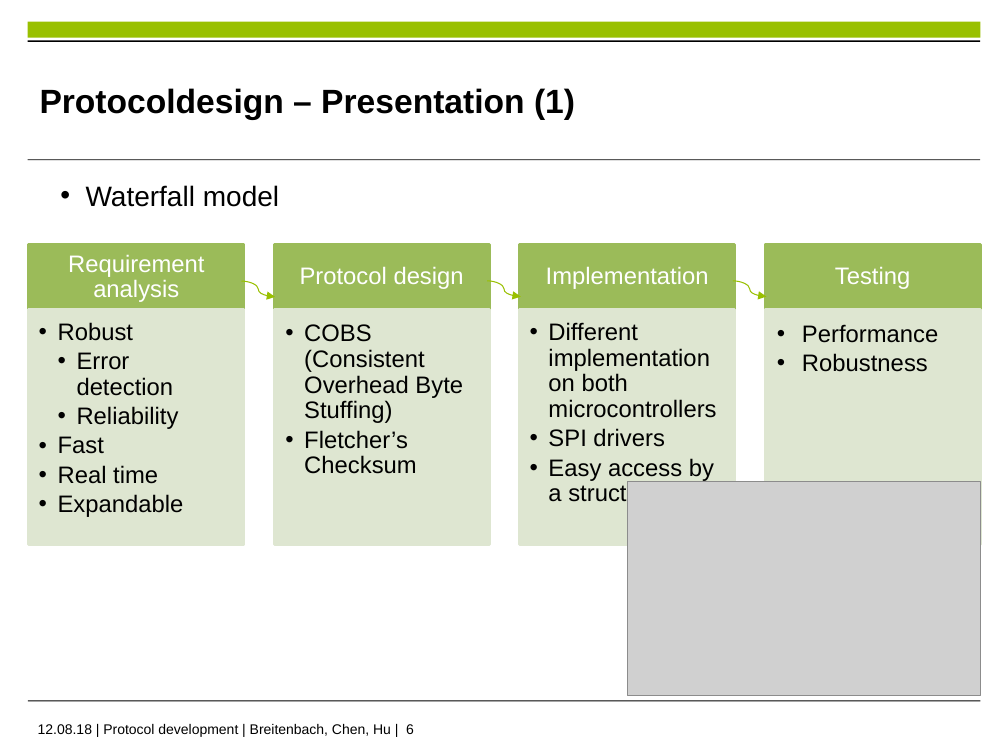
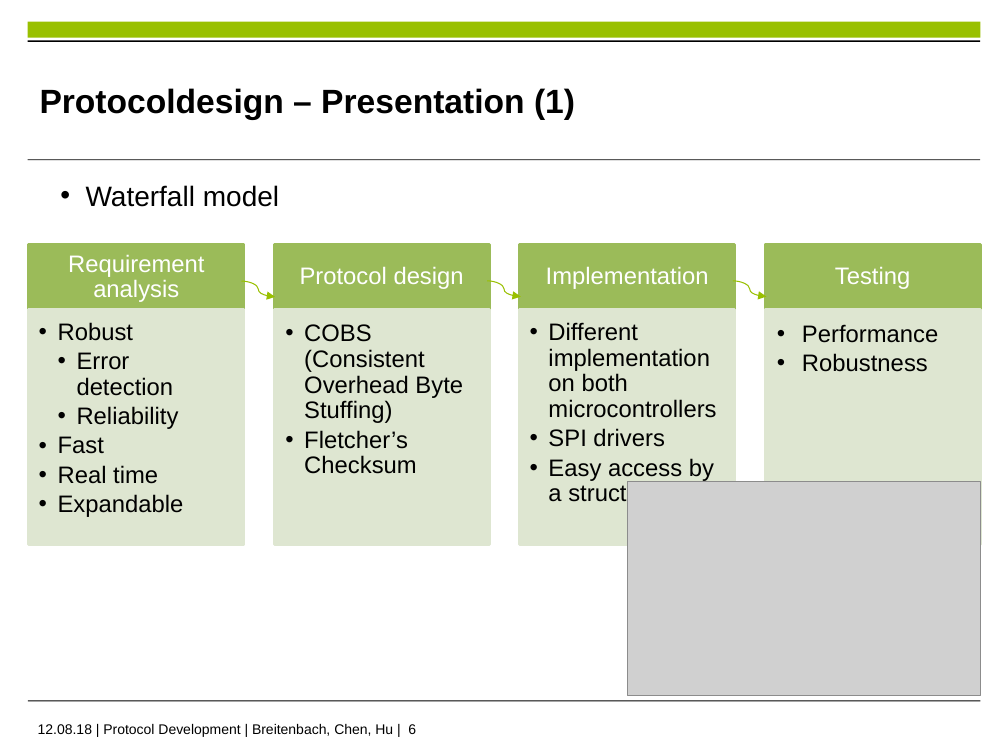
Before and after one commit to im-Kitsch/RMR_sensor_fusion, a slide deck: slide 6 of data/presentation/PS_presentation_FINAL.pptx. Drawn at 1008x756 pixels with LibreOffice and Linux fonts; fonts in the diff are those of the drawing; grey boxes stand for pictures; background and template pictures are left out. Boxes give left, top, right and bottom in pixels: in the first picture for what was removed or moved away, otherwise in the second. Text is boxed around its words. In the diff, an @@ line names an element or a change of style, - is before the commit and + after.

Commit message:
latest version of the protocol pushed

```diff
--- a/data/presentation/PS_presentation_FINAL.pptx
+++ b/data/presentation/PS_presentation_FINAL.pptx
@@ text at <box>38,724,416,737</box>: text changed @@
-12.08.18 | Protocol development | Breitenbach, Chen, Hu | 6
+12.08.18 | Protocol Development | Breitenbach, Chen, Hu | 6
```
Also in this commit, not shown: 2 other slides changed, 1 other file.
